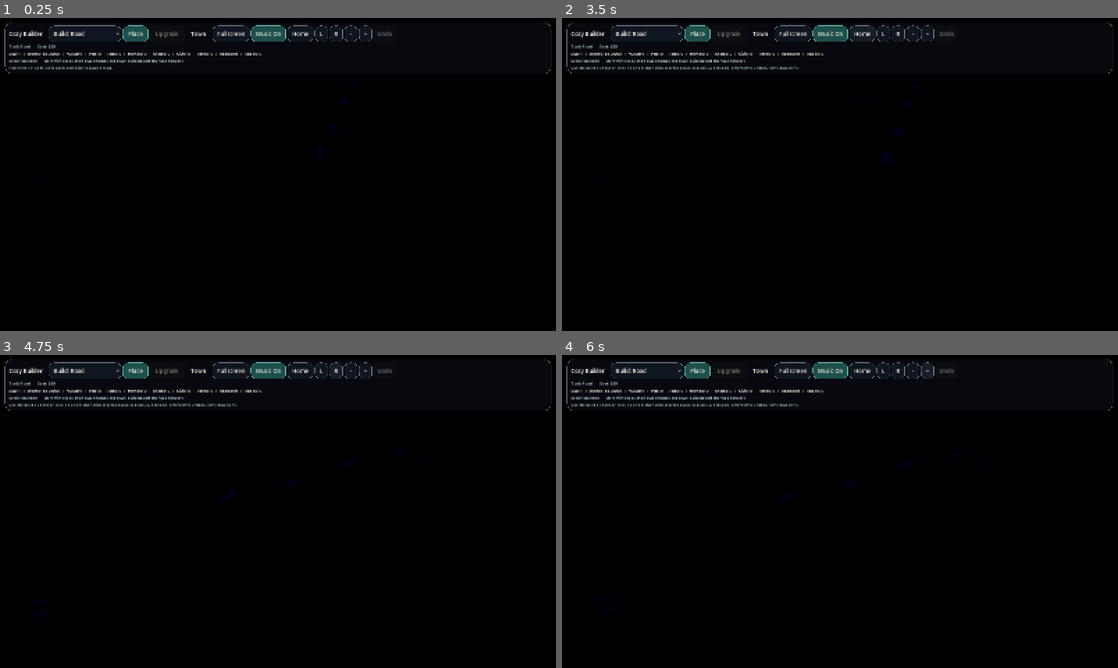
Above: before the commit, frames 1-4 (two rows, left to right).
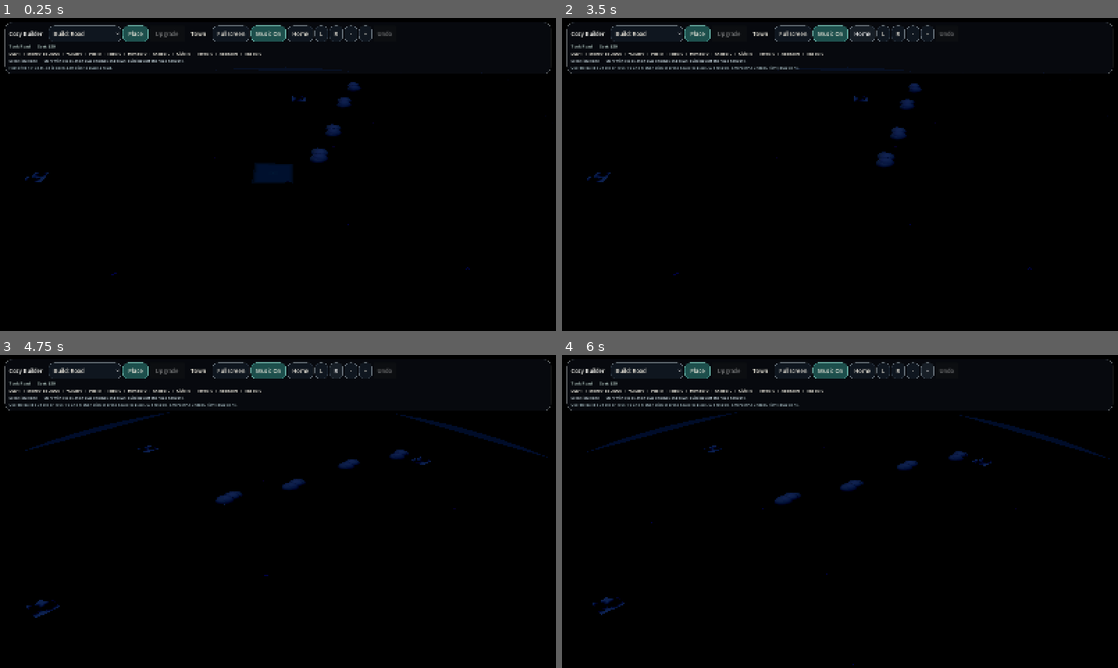
Above: after the commit, the same moments.

Repository: johnswaffles/my-backend-api
Game: Godot game, scene res://scenes/main_scene.tscn
The game is run twice, just before and just after one commit, with the same random seed, the same clock (stepped at 60 frames per second) and the same inputs.
Inputs:
- Up to frame 1 (0.25 s): no input
- Up to frame 2 (3.5 s): click "Build: Road" at 0.5 s; click "Place" at 1.25 s; click "Town" at 2 s; click "Home" at 2.75 s
- Up to frame 3 (4.75 s): click "L" at 3.5 s; click "R" at 4.25 s
- Up to frame 4 (6 s): click "-" at 5 s; click "+" at 5.75 s

The runs differ from the first frame. In frame 1, 0.8% of the frame differs, in the area x 4-85%, y 20-83%; in frame 2, 0.4%; in frame 3, 1.1%, in the area x 4-99%, y 18-84%; in frame 4, 1.1%.

Commit message:
Restore dusk lighting and add lamp halos

Diff:
--- a/cozy-builder-godot/scenes/lighting_controller.tscn
+++ b/cozy-builder-godot/scenes/lighting_controller.tscn
@@ -18,19 +18,19 @@
 sky = SubResource("2")
 ambient_light_source = 3
 ambient_light_color = Color(0.0745098, 0.0862745, 0.117647, 1)
-ambient_light_energy = 0.04
+ambient_light_energy = 0.07
 reflected_light_source = 1
 tonemap_mode = 2
 glow_enabled = true
-glow_bloom = 0.18
-glow_intensity = 0.24
+glow_bloom = 0.11
+glow_intensity = 0.18
 fog_enabled = true
 fog_light_color = Color(0.282353, 0.223529, 0.231373, 1)
-fog_light_energy = 0.08
-fog_density = 0.0018
+fog_light_energy = 0.1
+fog_density = 0.0012
 adjustment_enabled = true
-adjustment_brightness = 0.54
-adjustment_contrast = 1.38
+adjustment_brightness = 0.68
+adjustment_contrast = 1.18
 adjustment_saturation = 1.04
 
 [node name="LightingController" type="Node3D"]
@@ -42,7 +42,7 @@
 [node name="Sun" type="DirectionalLight3D" parent="."]
 rotation_degrees = Vector3(-68, -32, 0)
 light_color = Color(0.560784, 0.65098, 0.839216, 1)
-light_energy = 0.08
+light_energy = 0.16
 shadow_enabled = true
 directional_shadow_mode = 2
 directional_shadow_max_distance = 180.0
@@ -54,5 +54,5 @@
 [node name="FillLight" type="DirectionalLight3D" parent="."]
 rotation_degrees = Vector3(-18, 136, 0)
 light_color = Color(0.235294, 0.313726, 0.505882, 1)
-light_energy = 0.04
+light_energy = 0.06
 shadow_enabled = false
--- a/cozy-builder-godot/scripts/building_system.gd
+++ b/cozy-builder-godot/scripts/building_system.gd
@@ -4676,10 +4676,11 @@
 	var light := OmniLight3D.new()
 	light.position = position_3d
 	light.light_color = Color(1.0, 0.73, 0.42)
-	light.light_energy = 0.7
-	light.omni_range = 4.0
+	light.light_energy = 1.25
+	light.omni_range = 5.2
 	light.shadow_enabled = false
 	parent.add_child(light)
+	_add_light_pool_local(position_3d, parent, Color(1.0, 0.74, 0.38), 0.18, 1.15, 0.5, 2.5)
 
 
 func _add_road_lamp_local(position_3d: Vector3, parent: Node) -> void:
@@ -4689,6 +4690,7 @@
 	_add_local_cylinder(Vector3(0.0, 0.54, 0.0), 0.04, 0.04, 1.08, _road_material, lamp_root)
 	_add_box(Vector3(0.0, 1.12, 0.0), Vector3(0.18, 0.1, 0.18), _window_material, lamp_root)
 	_add_lantern_glow_local(Vector3(0.0, 1.12, 0.0), lamp_root)
+	_add_light_pool_local(Vector3(0.0, 0.03, 0.0), lamp_root, Color(1.0, 0.78, 0.42), 0.16, 1.65, 0.68, 1.8)
 
 
 func _clear_road_lights() -> void:
@@ -4761,6 +4763,7 @@
 	_add_local_cylinder(Vector3(0.0, 0.54, 0.0), 0.04, 0.04, 1.08, _road_material, lamp_root)
 	_add_box(Vector3(0.0, 1.12, 0.0), Vector3(0.18, 0.1, 0.18), _window_material, lamp_root)
 	_add_lantern_glow_local(Vector3(0.0, 1.12, 0.0), lamp_root)
+	_add_light_pool_local(Vector3(0.0, 0.03, 0.0), lamp_root, Color(1.0, 0.78, 0.42), 0.16, 1.65, 0.68, 1.8)
 	_road_light_nodes[key] = lamp_root
 
 
@@ -4805,6 +4808,28 @@
 	var band := _add_box(position_3d, size, band_material, parent)
 	_window_bands.append(band)
 	return band
+
+
+func _add_light_pool_local(position_3d: Vector3, parent: Node, glow_color: Color, alpha: float, energy: float, radius: float, height: float) -> void:
+	var pool := MeshInstance3D.new()
+	var mesh := CylinderMesh.new()
+	mesh.top_radius = radius
+	mesh.bottom_radius = radius
+	mesh.height = height
+	pool.mesh = mesh
+	var material := StandardMaterial3D.new()
+	material.albedo_color = Color(glow_color.r, glow_color.g, glow_color.b, alpha)
+	material.roughness = 1.0
+	material.metallic_specular = 0.0
+	material.transparency = BaseMaterial3D.TRANSPARENCY_ALPHA
+	material.cull_mode = BaseMaterial3D.CULL_DISABLED
+	material.emission_enabled = true
+	material.emission = glow_color
+	material.emission_energy_multiplier = energy
+	pool.material_override = material
+	pool.cast_shadow = GeometryInstance3D.SHADOW_CASTING_SETTING_OFF
+	pool.position = position_3d
+	parent.add_child(pool)
 
 
 func _add_edge_post(position_3d: Vector3) -> void:
--- a/cozy-builder-godot/scripts/lighting_controller.gd
+++ b/cozy-builder-godot/scripts/lighting_controller.gd
@@ -9,34 +9,34 @@
 	var cycle := fmod(float(day - 1) + simulation_clock / 7.5, 6.0) / 6.0
 	var moon_wave := sin(cycle * TAU)
 	var town_strength: float = clampf(town_light_level, 0.0, 1.0)
-	var night_strength: float = clampf(1.0 - town_strength * 0.76 + moon_wave * 0.03, 0.08, 1.0)
-	var sky_top: Color = Color(0.025, 0.03, 0.06).lerp(Color(0.08, 0.1, 0.16), town_strength * 0.7)
-	var sky_horizon: Color = Color(0.06, 0.05, 0.09).lerp(Color(0.28, 0.2, 0.22), town_strength * 0.64)
+	var night_strength: float = clampf(1.0 - town_strength * 0.54 + moon_wave * 0.025, 0.18, 1.0)
+	var sky_top: Color = Color(0.05, 0.06, 0.09).lerp(Color(0.11, 0.13, 0.19), town_strength * 0.64)
+	var sky_horizon: Color = Color(0.09, 0.08, 0.11).lerp(Color(0.34, 0.24, 0.22), town_strength * 0.56)
 	if world_environment and world_environment.environment:
 		var env: Environment = world_environment.environment
 		env.background_mode = Environment.BG_SKY
-		env.ambient_light_color = sky_top.lerp(Color(0.84, 0.72, 0.66), 0.2)
-		env.ambient_light_energy = 0.03 + town_strength * 0.17
+		env.ambient_light_color = sky_top.lerp(Color(0.86, 0.76, 0.7), 0.16)
+		env.ambient_light_energy = 0.07 + town_strength * 0.16
 		env.fog_enabled = true
 		env.fog_light_color = sky_horizon
-		env.fog_light_energy = 0.08 + town_strength * 0.07
-		env.fog_density = 0.0017 + night_strength * 0.0016
-		env.glow_bloom = 0.14 + town_strength * 0.1
-		env.glow_intensity = 0.22 + town_strength * 0.18
+		env.fog_light_energy = 0.1 + town_strength * 0.06
+		env.fog_density = 0.0012 + night_strength * 0.0011
+		env.glow_bloom = 0.11 + town_strength * 0.08
+		env.glow_intensity = 0.18 + town_strength * 0.14
 		env.adjustment_enabled = true
-		env.adjustment_brightness = 0.58 + town_strength * 0.22
-		env.adjustment_contrast = 1.34 + night_strength * 0.12
-		env.adjustment_saturation = 1.06
+		env.adjustment_brightness = 0.68 + town_strength * 0.12
+		env.adjustment_contrast = 1.18 + night_strength * 0.08
+		env.adjustment_saturation = 1.04
 	if sun:
-		sun.light_color = Color(0.48, 0.58, 0.84).lerp(Color(1.0, 0.8, 0.52), town_strength * 0.68)
-		sun.light_energy = 0.08 + town_strength * 0.48
+		sun.light_color = Color(0.5, 0.6, 0.84).lerp(Color(1.0, 0.82, 0.56), town_strength * 0.62)
+		sun.light_energy = 0.16 + town_strength * 0.34
 		sun.rotation_degrees = Vector3(-62.0, -30.0, 0.0)
-		sun.shadow_blur = 0.98
+		sun.shadow_blur = 0.96
 	if fill_light:
-		fill_light.light_color = Color(0.24, 0.32, 0.52).lerp(Color(0.96, 0.82, 0.62), town_strength * 0.48)
-		fill_light.light_energy = 0.04 + town_strength * 0.12
+		fill_light.light_color = Color(0.26, 0.34, 0.54).lerp(Color(0.96, 0.84, 0.64), town_strength * 0.42)
+		fill_light.light_energy = 0.06 + town_strength * 0.09
 	for band in window_bands:
 		if is_instance_valid(band):
 			var material := band.material_override as StandardMaterial3D
 			if material:
-				material.emission_energy_multiplier = 0.95 + town_strength * 1.0 + night_strength * 0.32
+				material.emission_energy_multiplier = 1.02 + town_strength * 1.08 + night_strength * 0.26
Not shown, changed: public/godot-playtest/index.html
Not shown, changed: public/godot-playtest/index.pck
